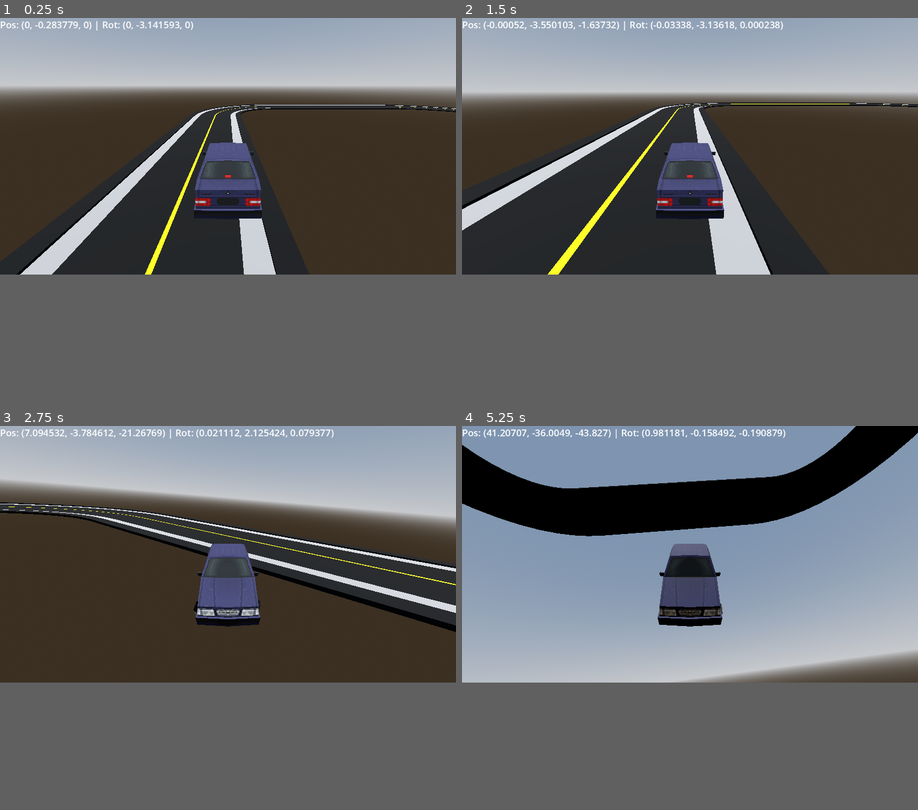
Above: before the commit, frames 1-4 (two rows, left to right).
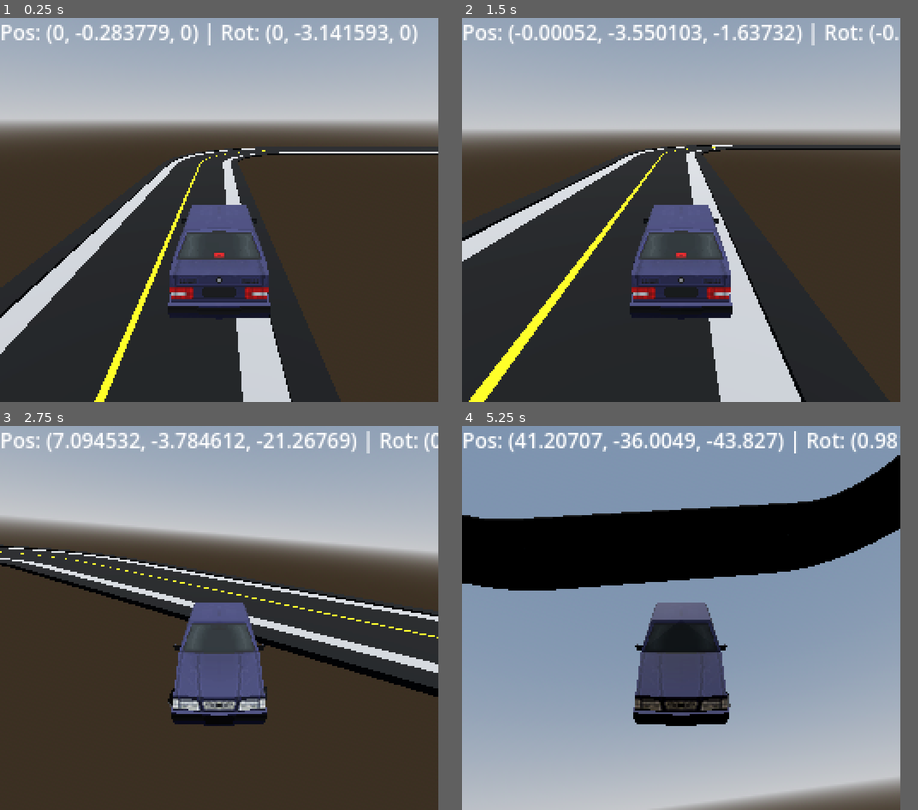
Above: after the commit, the same moments.

Repository: bstephe9/Racing-Game
Game: Godot game, scene res://main/main.tscn
Same seed, same stepped clock (60 frames per second), same inputs: the game is played once before the commit and once after it.
Inputs:
- Up to frame 1 (0.25 s): no input
- Up to frame 2 (1.5 s): hold Shift (look_behind) 0.53-1.28 s; hold Up (move_forward) from 0.53 s (still down); tap Tab (mouse_capture) at 1.35 s
- Up to frame 3 (2.75 s): release Up (move_forward) at 2.03 s; hold Right (turn_right) from 2.03 s (still down); hold Shift (look_behind) from 2.03 s (still down)
- Up to frame 4 (5.25 s): release Right (turn_right) at 2.78 s; release Shift (look_behind) at 2.78 s; hold Up (move_forward) 2.78-5.03 s; tap Tab (mouse_capture) at 2.85, 4.35 s; hold Shift (look_behind) 3.53-4.28 s; hold Left (turn_left) from 5.03 s (still down); hold Shift (look_behind) from 5.03 s (still down)
The window is 799x449 before the commit and 768x672 after it. Grey fills any space a smaller window leaves; there, only what the larger window draws over its background counts as a difference.

The runs differ from the first frame. In frame 1, 29% of the frame differs, in the area x 0-100%, y 0-100%; in frame 2, 33%; in frame 3, 29%; in frame 4, 76%.

Commit message:
refactor: Change to PS1-like resolution

Diff:
--- a/level/level.tscn
+++ b/level/level.tscn
@@ -20,7 +20,7 @@
 [sub_resource type="PhysicsMaterial" id="PhysicsMaterial_8ufod"]
 
 [sub_resource type="LabelSettings" id="LabelSettings_k01e7"]
-font_size = 24
+font_size = 12
 
 [node name="Level" type="Node3D"]
 script = ExtResource("1_pux20")
--- a/project.godot
+++ b/project.godot
@@ -21,7 +21,13 @@
 
 [display]
 
+window/size/viewport_width=256
+window/size/viewport_height=224
 window/size/always_on_top=true
+window/size/window_width_override=1152
+window/size/window_height_override=648
+window/stretch/mode="viewport"
+window/stretch/aspect="expand"
 
 [filesystem]
 
